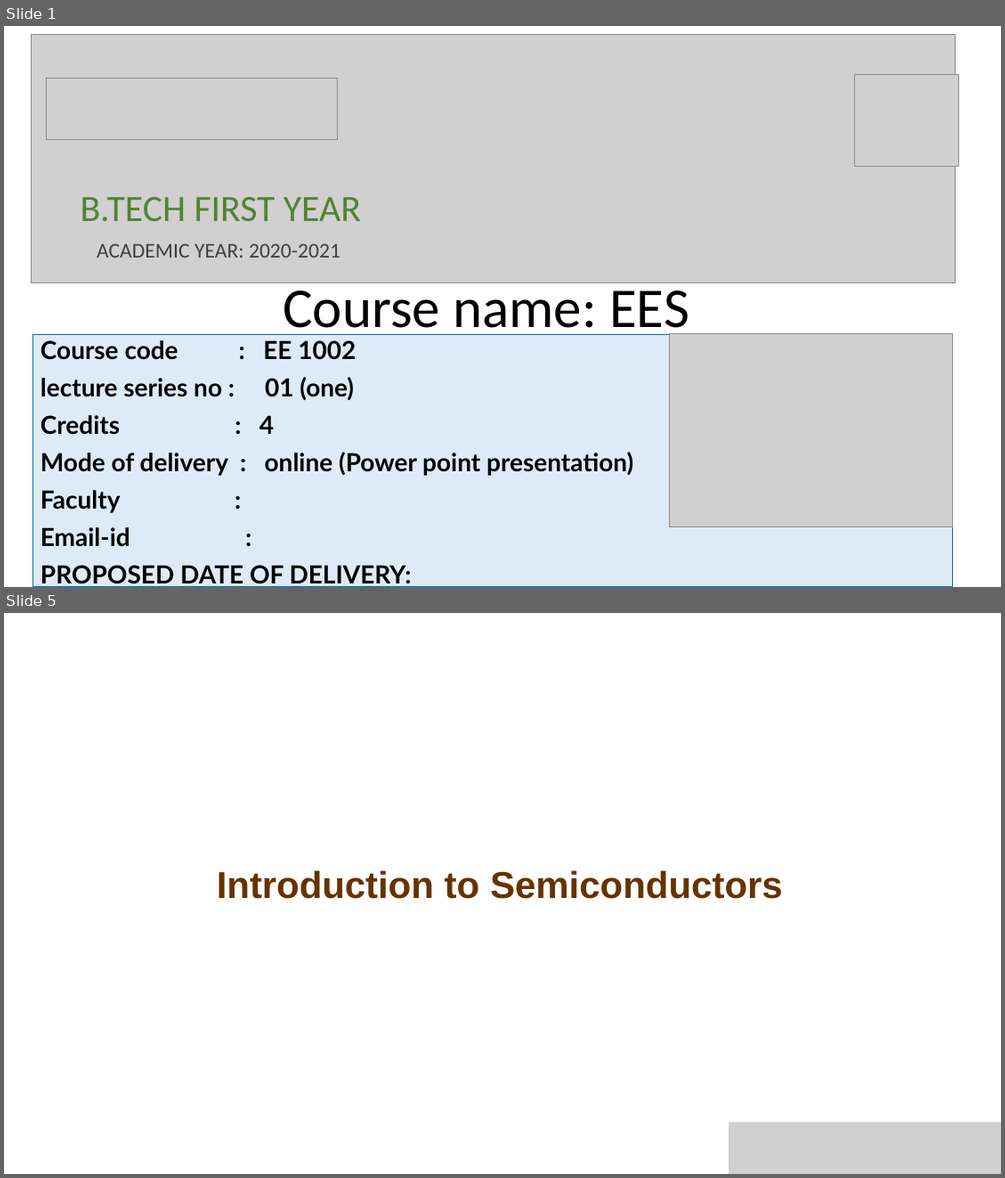
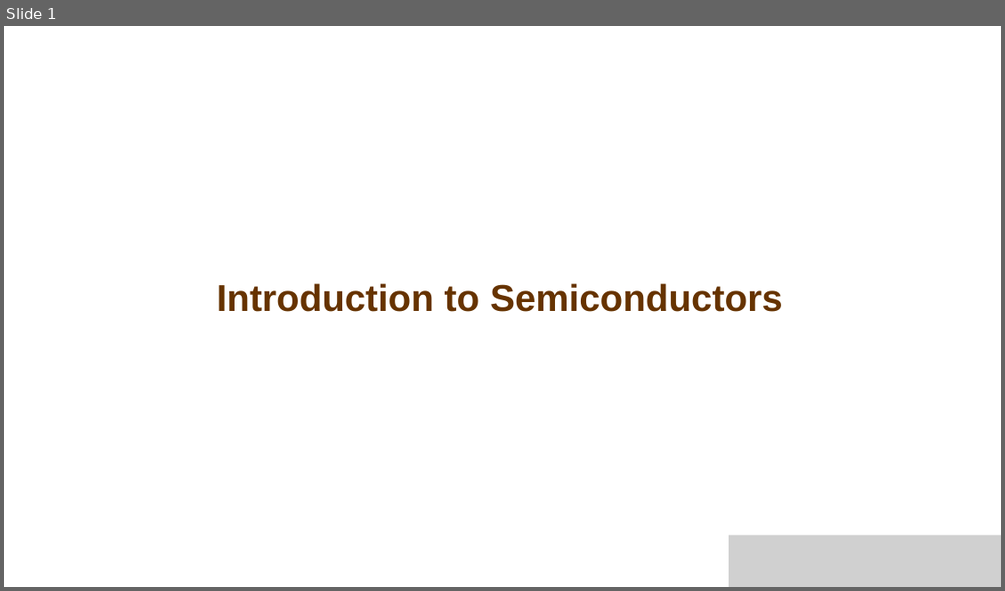
Before and after one commit to viktorexe/Chemistry-Cycle, a slide deck: EES/diode (1).pptx. Shown one above the other, each under a label of ours: slides 1 and 5 before the commit, slide 1 after it; the slides between them are not shown. The pictures are 1005x1178 and 1005x591 pixels, drawn with LibreOffice and Linux fonts; fonts in the diff are those of the drawing; grey boxes stand for pictures. Boxes give left, top, right and bottom in pixels: in the first picture for what was removed or moved away, otherwise in the second. Text is boxed around its words. In the diff, an @@ line names an element or a change of style, - is before the commit and + after.

```diff
--- a/EES/diode (1).pptx
+++ b/EES/diode (1).pptx
@@ slide 1 removed at bbox=[4, 26, 1001, 587], background #FFFFFF @@
@@ picture removed at bbox=[32, 34, 955, 283] @@
@@ picture removed at bbox=[47, 78, 338, 139] @@
@@ picture removed at bbox=[854, 75, 959, 166] @@
@@ text removed at bbox=[81, 197, 361, 257] @@
-B.TECH FIRST YEAR
-ACADEMIC YEAR: 2020-2021
@@ title removed at bbox=[283, 280, 689, 340] @@
-Course name: EES
@@ subtitle removed at bbox=[33, 334, 952, 587] @@
-Course code : EE 1002
-lecture series no : 01 (one)
-Credits : 4
-Mode of delivery : online (Power point presentation)
-Faculty :
-Email-id :
-PROPOSED DATE OF DELIVERY:
@@ picture removed at bbox=[670, 334, 952, 527] @@
@@ what was slide 5 is now slide 1 @@
```
Also in this commit, not shown: 4 other slides removed.
